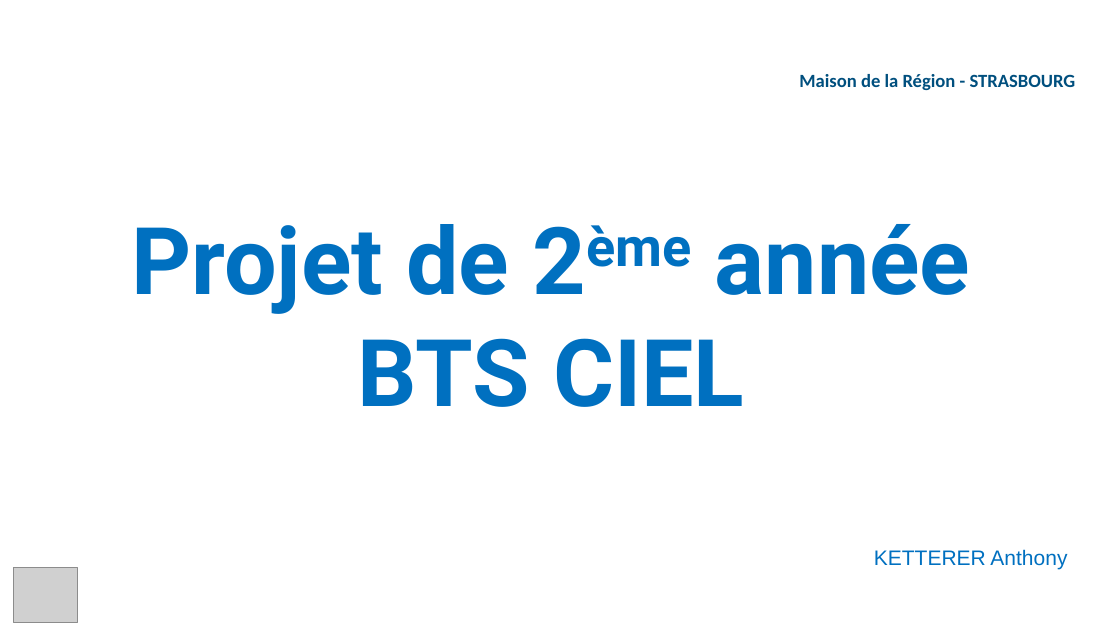
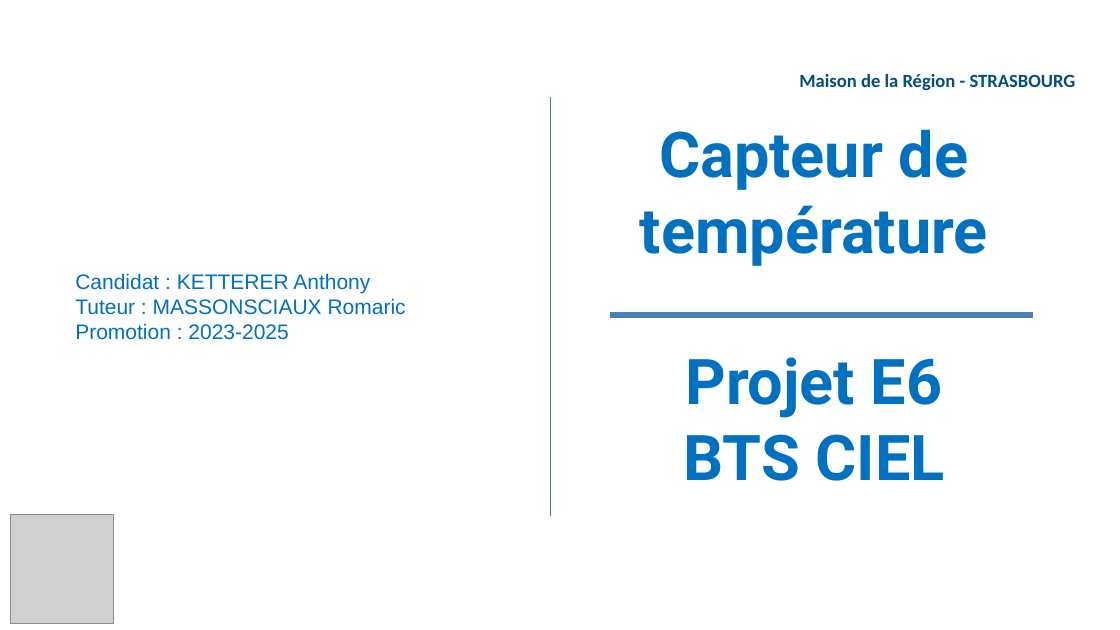
Before and after one commit to AnthonyKTTR67/projet, a slide deck: slide 1 of Rapport_&_Revue/Revue 2/Presentation_Revue_2_KETTERER_Anthony.pptx. Drawn at 1120x630 pixels with LibreOffice and Linux fonts; fonts in the diff are those of the drawing; grey boxes stand for pictures; background and template pictures are left out. Boxes give left, top, right and bottom in pixels: in the first picture for what was removed or moved away, otherwise in the second. Text is boxed around its words. In the diff, an @@ line names an element or a change of style, - is before the commit and + after.

```diff
--- a/Rapport_&_Revue/Revue 2/Presentation_Revue_2_KETTERER_Anthony.pptx
+++ b/Rapport_&_Revue/Revue 2/Presentation_Revue_2_KETTERER_Anthony.pptx
@@ line added from (550, 97) to (550, 517), #4B7EBC 0.75 pt @@
@@ text at [640,129,988,481]: text changed; size 80 to 54 pt @@
-Projet de 2ème année BTS CIEL
+Capteur de température
+Projet E6
+BTS CIEL
@@ text at [75,273,406,340]: text changed @@
-KETTERER Anthony
+Candidat : KETTERER Anthony
+Tuteur : MASSONSCIAUX Romaric
+Promotion : 2023-2025
@@ line added from (610, 315) to (1033, 315), #4B7EBC 4.5 pt @@
@@ picture added at [10,514,113,623] @@
@@ picture removed at [13,568,77,623] @@
```
Also in this commit, not shown: 3 other slides changed, 17 slides added, 19 slides removed, 20 other files.
